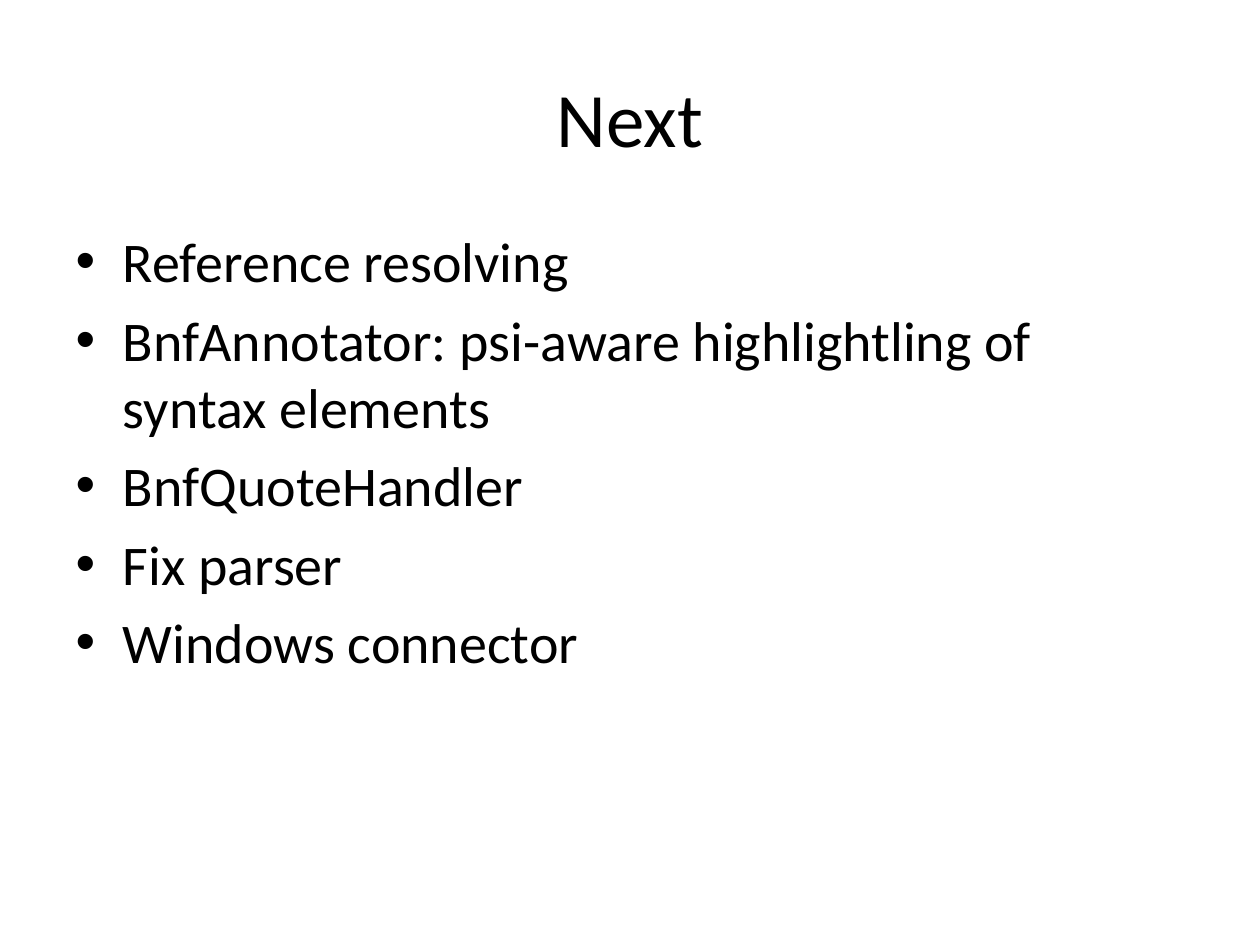
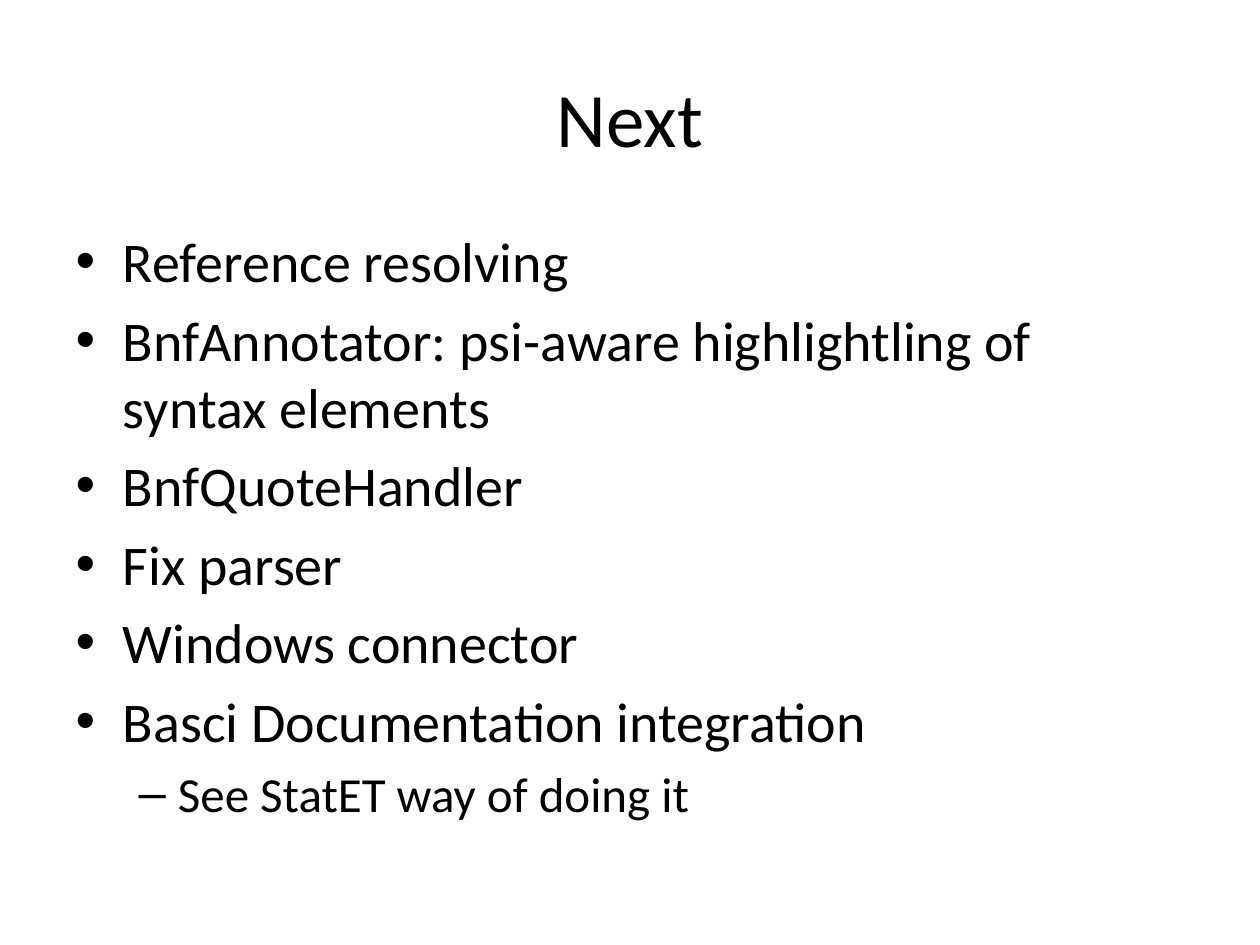
Before and after one commit to holgerbrandl/r4intellij, a slide deck: slide 3 of R4Intellij.pptx (slide 4 before the commit). Drawn at 1260x945 pixels with LibreOffice and Linux fonts; fonts in the diff are those of the drawing. Boxes give left, top, right and bottom in pixels: in the first picture for what was removed or moved away, otherwise in the second. Text is boxed around its words. In the diff, an @@ line names an element or a change of style, - is before the commit and + after.

```diff
--- a/R4Intellij.pptx
+++ b/R4Intellij.pptx
@@ text at <box>123,703,866,821</box>: paragraphs added @@
+• Basci Documentation integration
+  – See StatET way of doing it
```
Also in this commit, not shown: 1 other slide changed, 1 slide removed, 23 other files.
